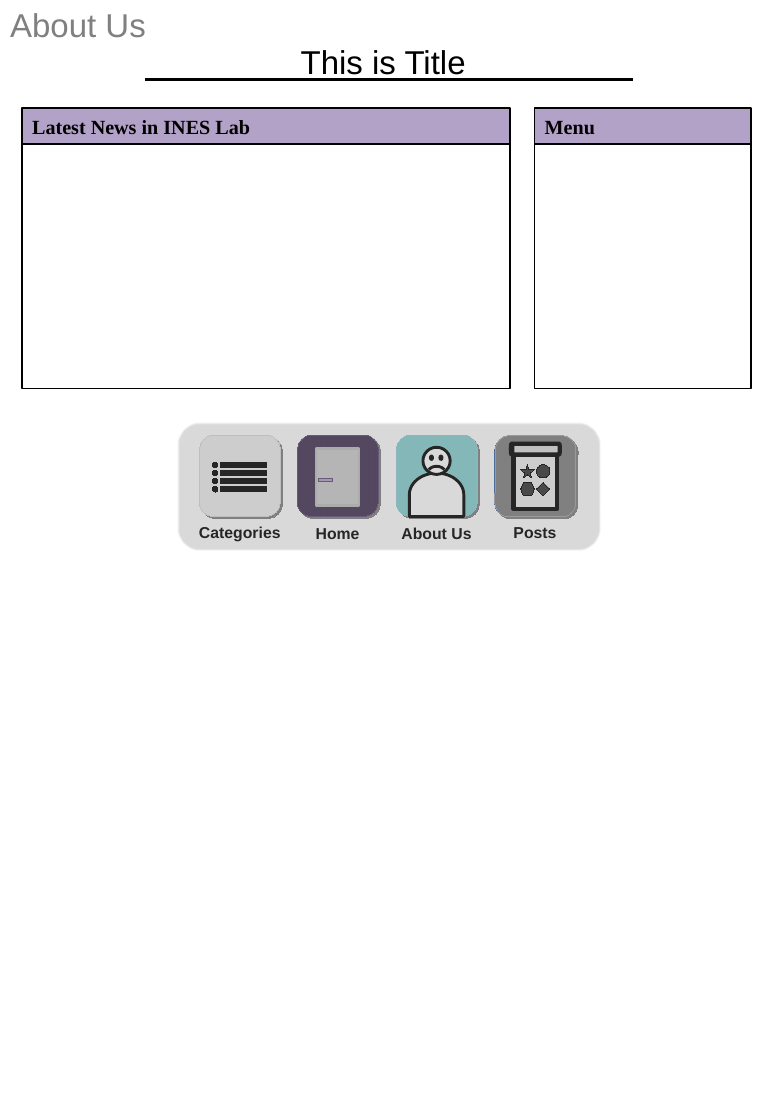
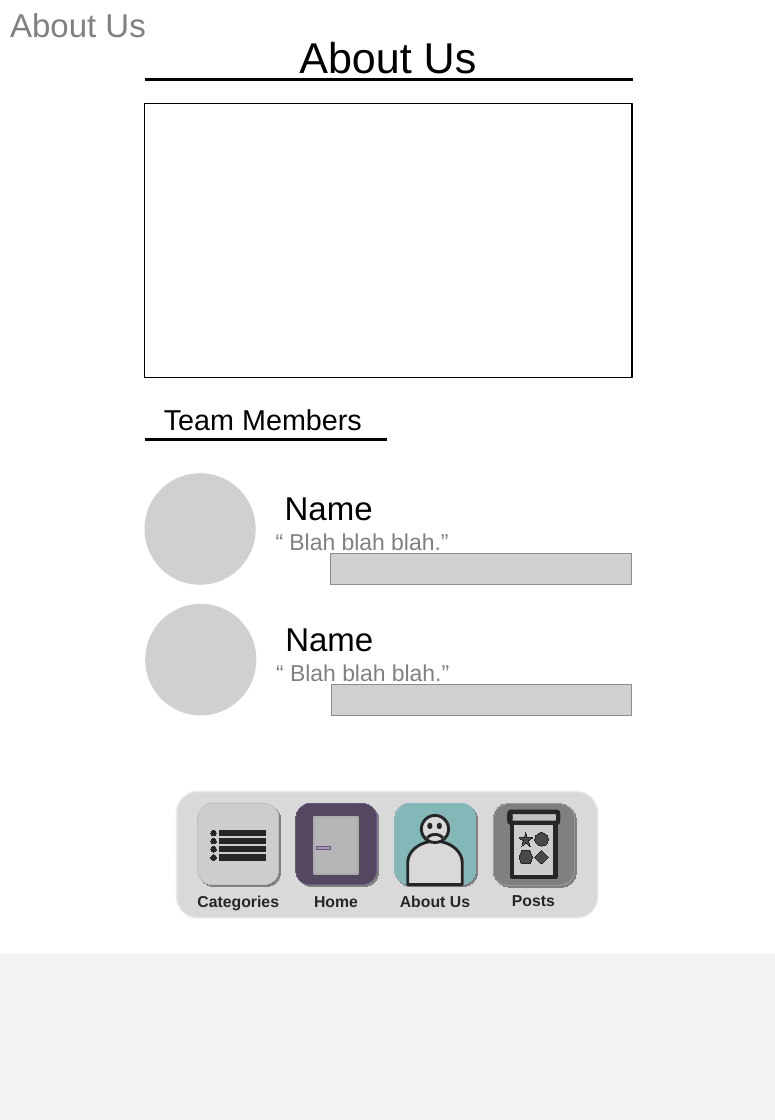
Before and after one commit to Kojungbeom/kojungbeom.github.io, a slide deck: slide 3 of icon.pptx. Drawn at 775x1120 pixels with LibreOffice and Linux fonts; fonts in the diff are those of the drawing; grey boxes stand for pictures. Boxes give left, top, right and bottom in pixels: in the first picture for what was removed or moved away, otherwise in the second. Text is boxed around its words. In the diff, an @@ line names an element or a change of style, - is before the commit and + after.

```diff
--- a/icon.pptx
+++ b/icon.pptx
@@ text added at bbox=[299, 41, 477, 81], 30 pt, text #000000 @@
+About Us
@@ text in rectangle at bbox=[301, 50, 466, 81]: text removed @@
-This is Title
@@ rectangle removed at bbox=[22, 108, 509, 145] @@
-Latest News in INES Lab
@@ rectangle: place and size @@
-rectangle at bbox=[22, 108, 509, 389]
+rectangle at bbox=[145, 103, 632, 377]
@@ rectangle removed at bbox=[534, 108, 751, 389] @@
@@ rectangle removed at bbox=[534, 108, 751, 145] @@
-Menu
@@ text added at bbox=[164, 409, 362, 431], 20 pt, text #000000 @@
+Team Members
@@ line added from (145, 439) to (386, 439), #000000 2 pt @@
@@ picture added at bbox=[145, 473, 256, 585] @@
@@ text added at bbox=[285, 497, 448, 556], 16 pt, text #808080 @@
+Name
+“ Blah blah blah.”
@@ picture added at bbox=[331, 554, 631, 585] @@
@@ picture added at bbox=[146, 603, 257, 715] @@
@@ text added at bbox=[285, 628, 449, 686], 16 pt, text #808080 @@
+Name
+“ Blah blah blah.”
@@ picture added at bbox=[332, 684, 632, 715] @@
@@ rounded rectangle: place and size @@
-rounded rectangle at bbox=[177, 423, 599, 551]
+rounded rectangle at bbox=[176, 790, 598, 919]
@@ 8 ellipses, 7 rectangles, 7 freeform shapes, 4 texts, 1 flow chart delay, 1 arc (boxed as its full ellipse), 1 cylinder, 1 diamond, 1 flow chart preparation: place and size @@
-8 ellipses, 7 rectangles, 7 freeform shapes, 4 texts, 1 flow chart delay, 1 arc (boxed as its full ellipse), 1 cylinder, 1 diamond, 1 flow chart preparation at bbox=[199, 435, 577, 542]
+8 ellipses, 7 rectangles, 7 freeform shapes, 4 texts, 1 flow chart delay, 1 arc (boxed as its full ellipse), 1 cylinder, 1 diamond, 1 flow chart preparation at bbox=[197, 803, 575, 911]
```
Also in this commit, not shown: 3 other slides changed.
